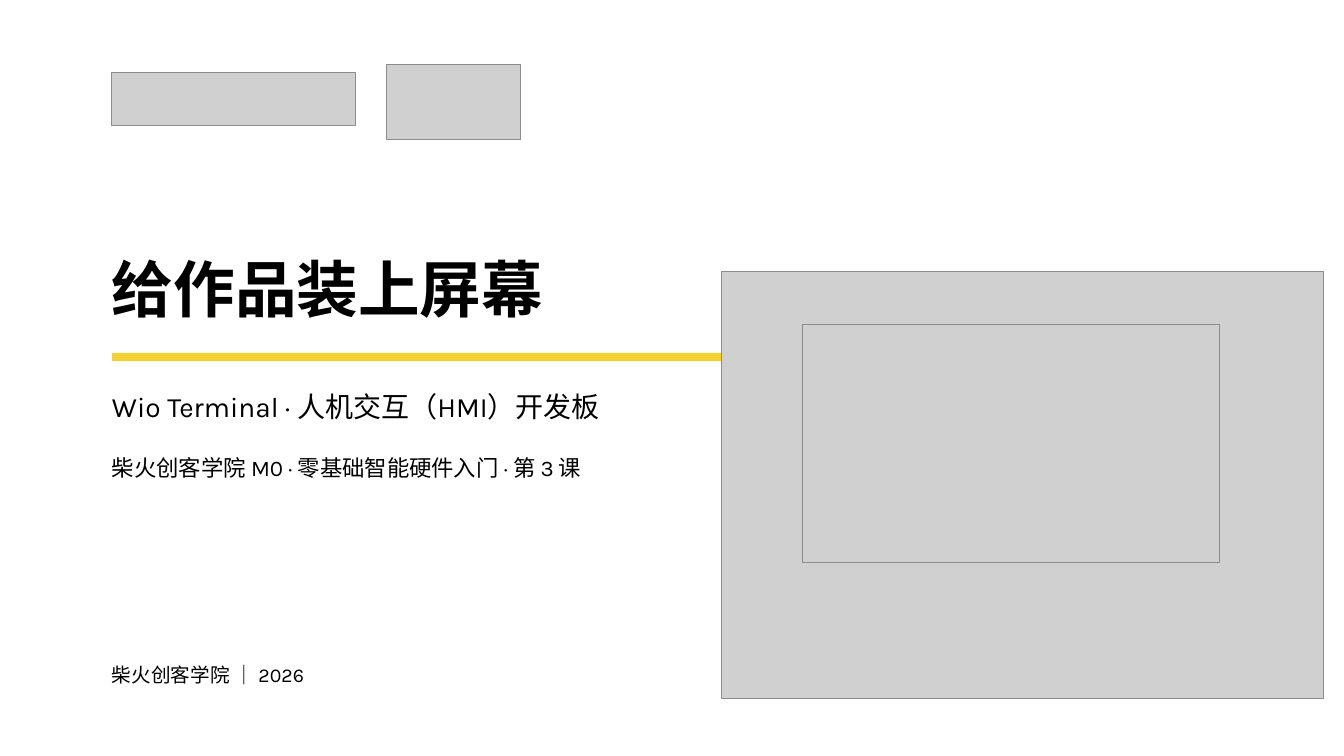
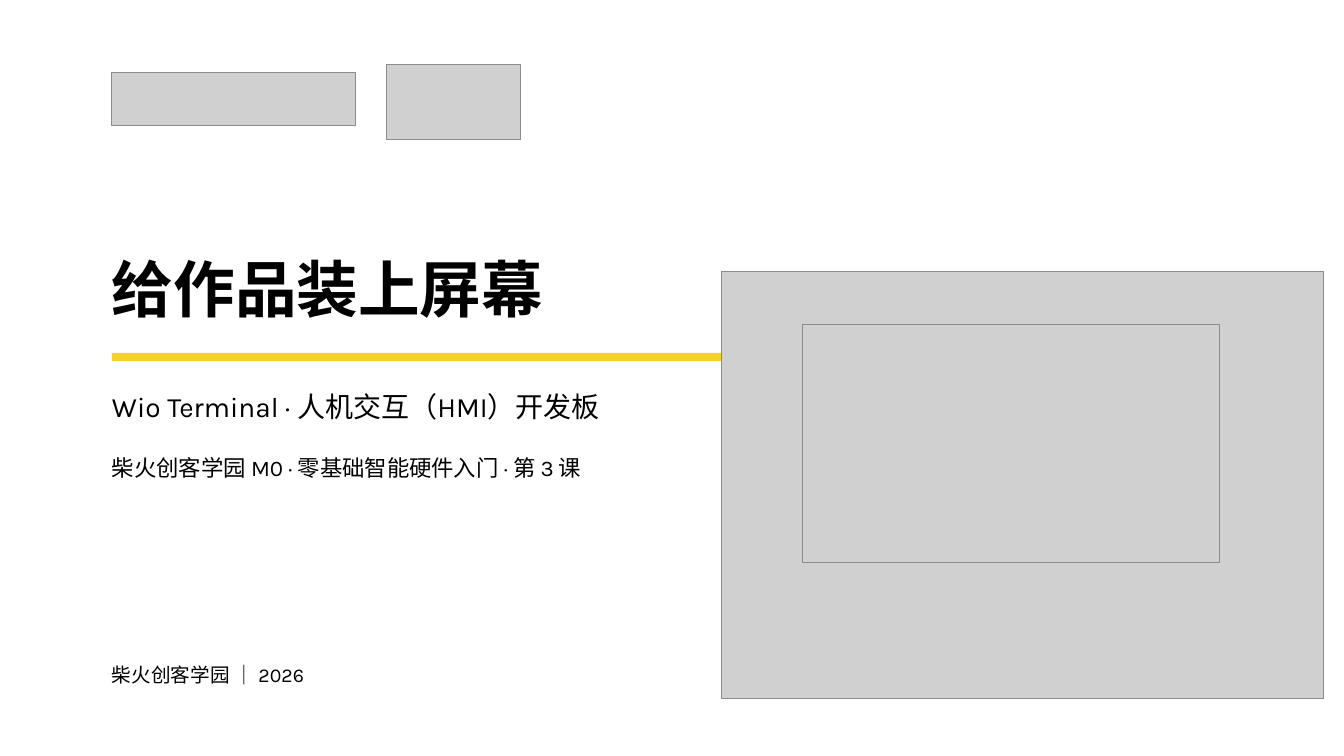
Before and after one commit to mouseart2025/courses-M0, a slide deck: slide 1 of 交付物/演示文稿/M0_演示文稿_CFG-5_第3课_给作品装上屏幕_v2.pptx. Drawn at 1344x756 pixels with LibreOffice and Linux fonts; fonts in the diff are those of the drawing; grey boxes stand for pictures. Boxes give left, top, right and bottom in pixels: in the first picture for what was removed or moved away, otherwise in the second. Text is boxed around its words. In the diff, an @@ line names an element or a change of style, - is before the commit and + after.

Commit message:
fix(品牌名合规): 柴火创客学院 → 柴火创客学园（中文版全仓库统一）
- 32 个 markdown：根 README/LICENSE-README、AI改课流程×3、en/ 英文版引用×2、交付物/LICENSE·学期交付清单·使用指南、教师课件全 11 课、学员文档全 10 课
- 11 个中文 PPTX（交付物/演示文稿/ 第0–10课）：页脚/标题品牌名，zip+xml 重建并校验完整性
- 英文 Chaihuo Maker Academy 等对应词保持不变
- M0-V2 子目录发布仓库_courses-M0 的误改已还原，本提交仅作用于 courses-M0 独立仓库

```diff
--- a/交付物/演示文稿/M0_演示文稿_CFG-5_第3课_给作品装上屏幕_v2.pptx
+++ b/交付物/演示文稿/M0_演示文稿_CFG-5_第3课_给作品装上屏幕_v2.pptx
@@ text at bbox=[112, 457, 581, 478]: text changed @@
-柴火创客学院 M0 · 零基础智能硬件入门 · 第 3 课
+柴火创客学园 M0 · 零基础智能硬件入门 · 第 3 课
@@ text at bbox=[112, 665, 304, 684]: text changed @@
-柴火创客学院 ｜ 2026
+柴火创客学园 ｜ 2026
```
Also in this commit, not shown: 39 other files.
